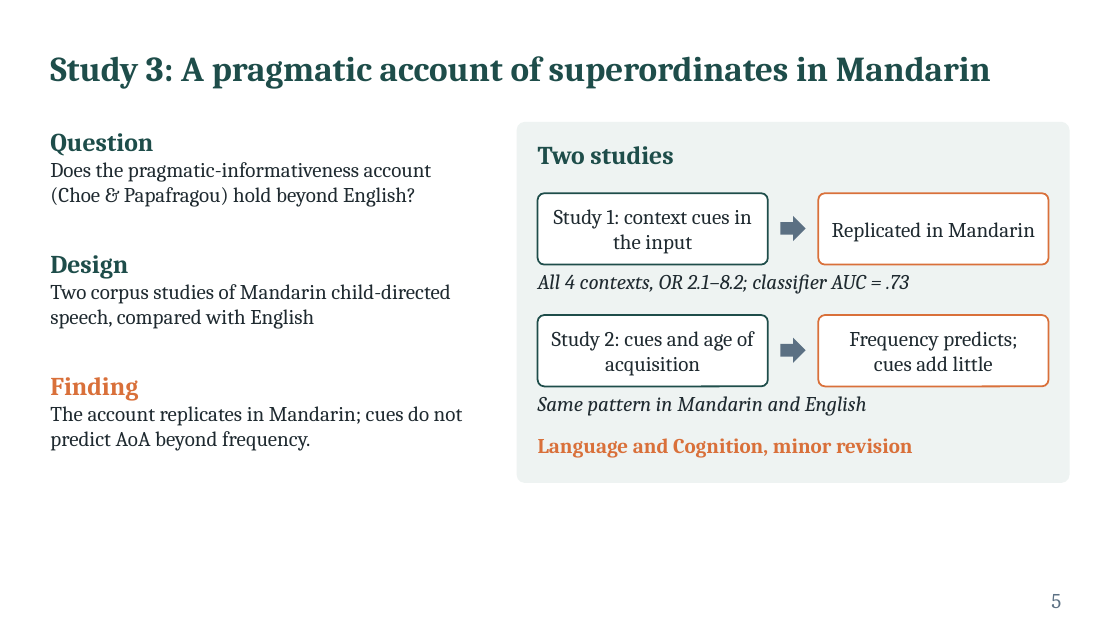
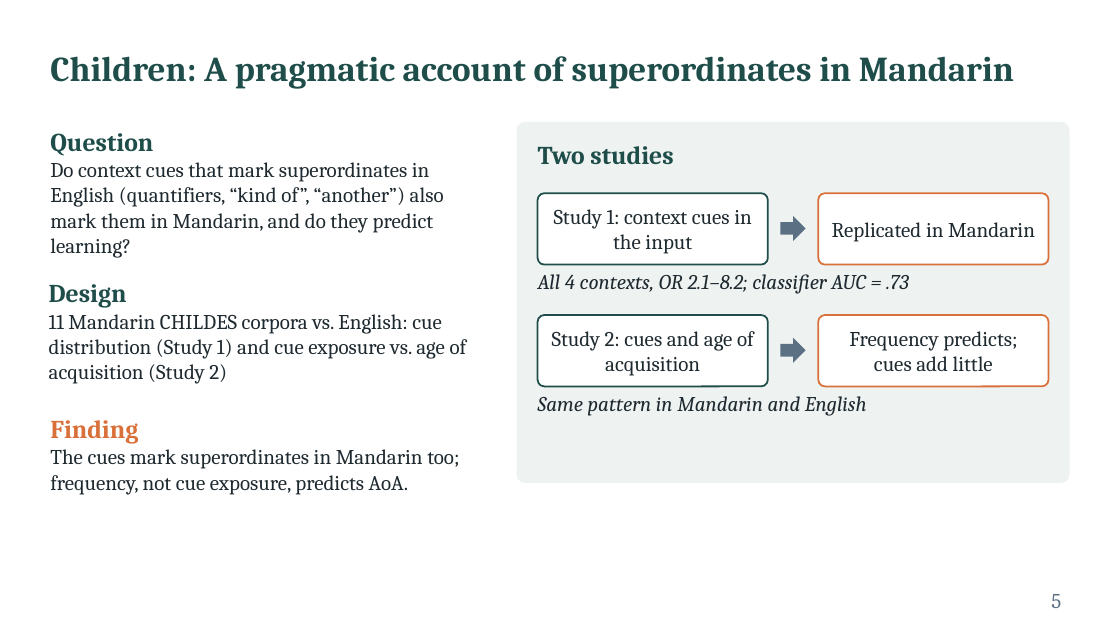
Before and after one commit to xtaoliu/claude, a slide deck: slide 5 of Liu_postdoc_interview_talk.pptx. Drawn at 1120x630 pixels with LibreOffice and Linux fonts; fonts in the diff are those of the drawing. Boxes give left, top, right and bottom in pixels: in the first picture for what was removed or moved away, otherwise in the second. Text is boxed around its words. In the diff, an @@ line names an element or a change of style, - is before the commit and + after.

```diff
--- a/Liu_postdoc_interview_talk.pptx
+++ b/Liu_postdoc_interview_talk.pptx
@@ title at box(50, 56, 1014, 88): text changed @@
-Study 3: A pragmatic account of superordinates in Mandarin
+Children: A pragmatic account of superordinates in Mandarin
@@ text at box(50, 162, 444, 258): text changed @@
-Does the pragmatic-informativeness account (Choe & Papafragou) hold beyond English?
+Do context cues that mark superordinates in English (quantifiers, “kind of”, “another”) also mark them in Mandarin, and do they predict learning?
@@ text "Design": place and size @@
-text "Design" at box(50, 255, 450, 329)
+text "Design" at box(49, 284, 467, 384)
@@ text at box(49, 314, 467, 384): text changed @@
-Two corpus studies of Mandarin child-directed speech, compared with English
+11 Mandarin CHILDES corpora vs. English: cue distribution (Study 1) and cue exposure vs. age of acquisition (Study 2)
@@ text "Finding": place and size @@
-text "Finding" at box(50, 377, 463, 451)
+text "Finding" at box(50, 420, 459, 495)
@@ text at box(50, 449, 459, 495): text changed @@
-The account replicates in Mandarin; cues do not predict AoA beyond frequency.
+The cues mark superordinates in Mandarin too; frequency, not cue exposure, predicts AoA.
@@ text removed at box(538, 438, 913, 458) @@
-Language and Cognition, minor revision
```
Also in this commit, not shown: 4 other slides changed, 1 slide added, 4 slides removed, 1 other file.
